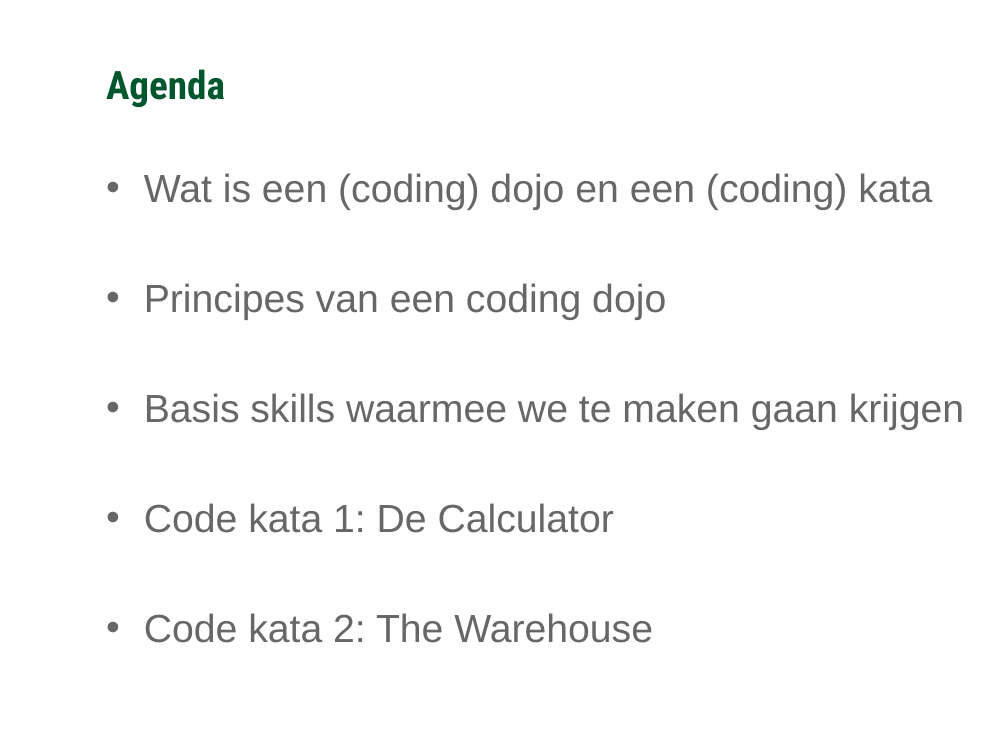
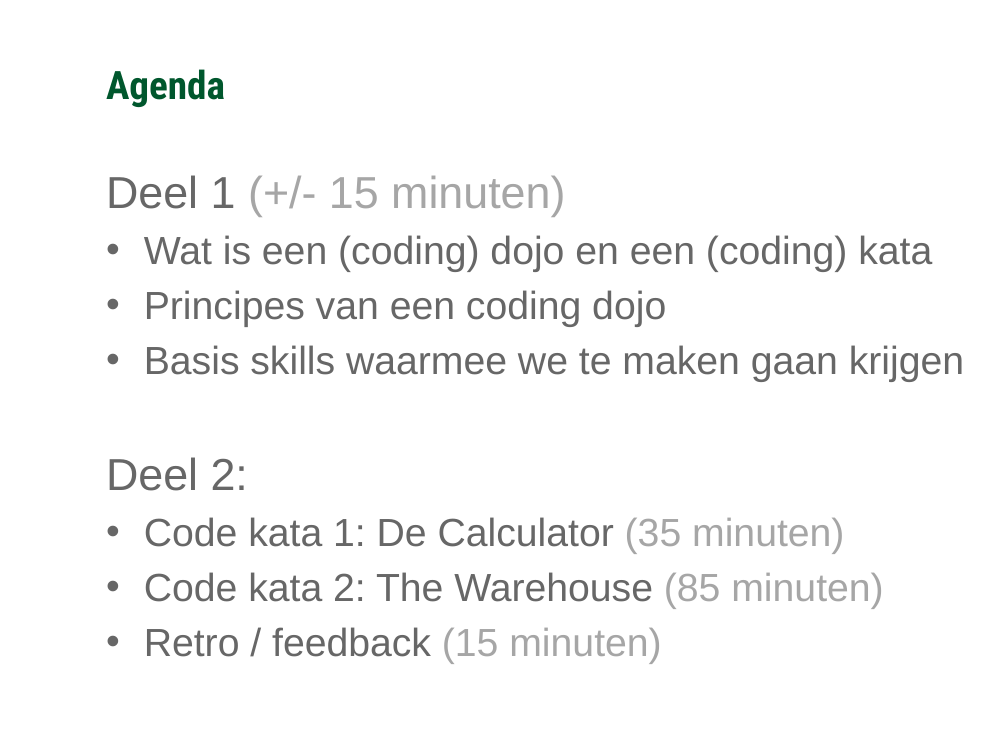
Before and after one commit to Ozindar/GCUnitTestDojo, a slide deck: slide 2 of Algemeen over Dojos/Coding Dojo.pptx. Drawn at 1008x756 pixels with LibreOffice and Linux fonts; fonts in the diff are those of the drawing; background and template pictures are left out. Boxes give left, top, right and bottom in pixels: in the first picture for what was removed or moved away, otherwise in the second. Text is boxed around its words. In the diff, an @@ line names an element or a change of style, - is before the commit and + after.

```diff
--- a/Algemeen over Dojos/Coding Dojo.pptx
+++ b/Algemeen over Dojos/Coding Dojo.pptx
@@ text at (x1=106, y1=175, x2=565, y2=217): paragraph added @@
+Deel 1 (+/- 15 minuten)
@@ text at (x1=106, y1=457, x2=883, y2=664): text changed @@
-• Code kata 1: De Calculator
-• Code kata 2: The Warehouse
+Deel 2:
+• Code kata 1: De Calculator (35 minuten)
+• Code kata 2: The Warehouse (85 minuten)
+• Retro / feedback (15 minuten)
```
Also in this commit, not shown: 6 other slides changed, 2 other files.
